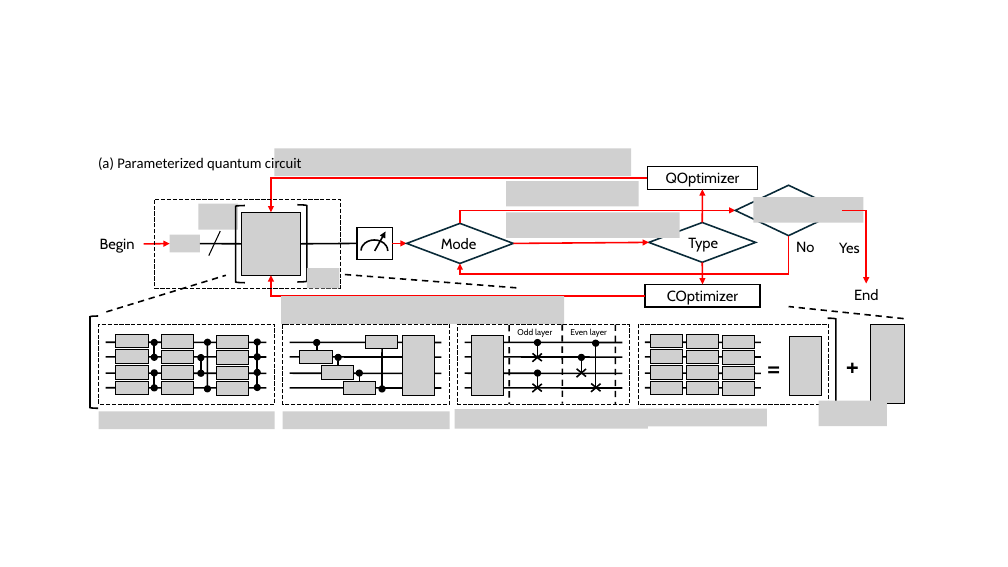
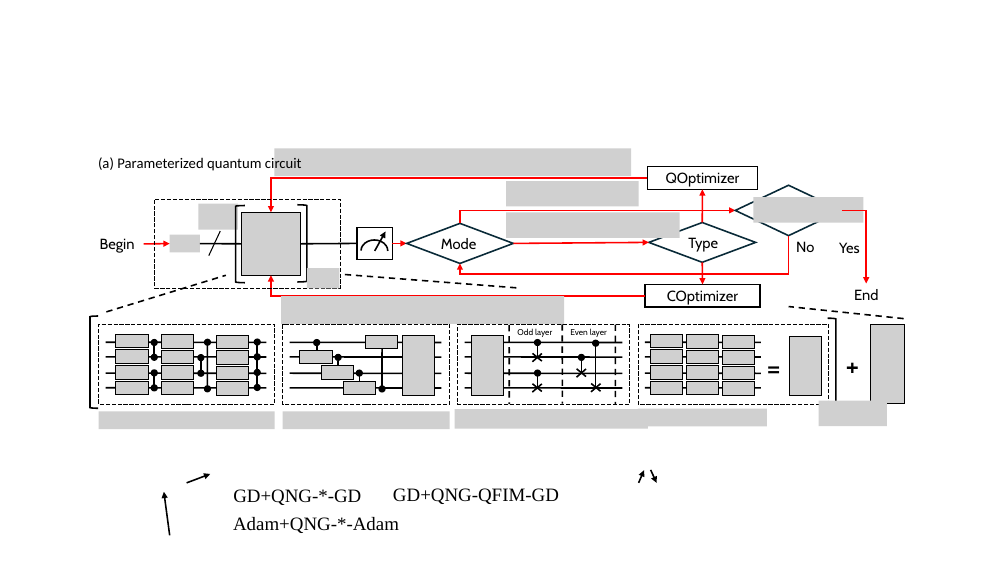
Before and after one commit to NAIST-Archlab/QNG-Benchmark, a slide deck: slide 1 of images/draw (IEICE extended).pptx. Drawn at 1008x567 pixels with LibreOffice and Linux fonts; fonts in the diff are those of the drawing; grey boxes stand for pictures. Boxes give left, top, right and bottom in pixels: in the first picture for what was removed or moved away, otherwise in the second. Text is boxed around its words. In the diff, an @@ line names an element or a change of style, - is before the commit and + after.

```diff
--- a/images/draw (IEICE extended).pptx
+++ b/images/draw (IEICE extended).pptx
@@ arrow added from (187, 483) to (210, 474), #000000 1.5 pt @@
@@ arrow added from (639, 483) to (644, 470), #000000 1.5 pt @@
@@ arrow added from (651, 470) to (657, 483), #000000 1.5 pt @@
@@ arrow added from (169, 535) to (164, 492), #000000 1.5 pt @@
@@ text added at (x1=233, y1=489, x2=361, y2=505), 18 pt, text #000000 @@
+GD+QNG-*-GD
@@ text added at (x1=393, y1=488, x2=559, y2=504), 18 pt, text #000000 @@
+GD+QNG-QFIM-GD
@@ text added at (x1=233, y1=517, x2=399, y2=533), 18 pt, text #000000 @@
+Adam+QNG-*-Adam
```
Also in this commit, not shown: 12 other files.
